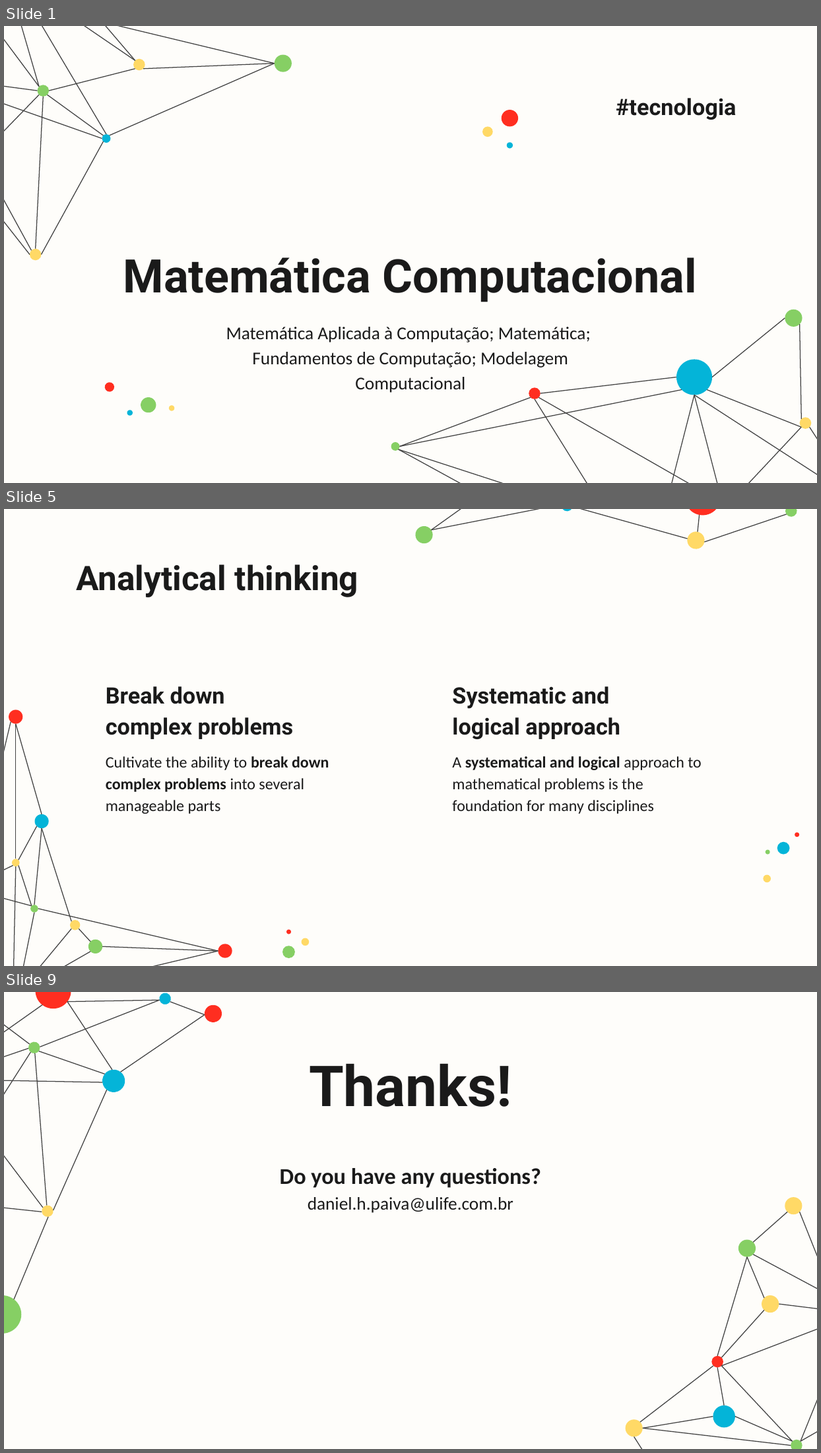
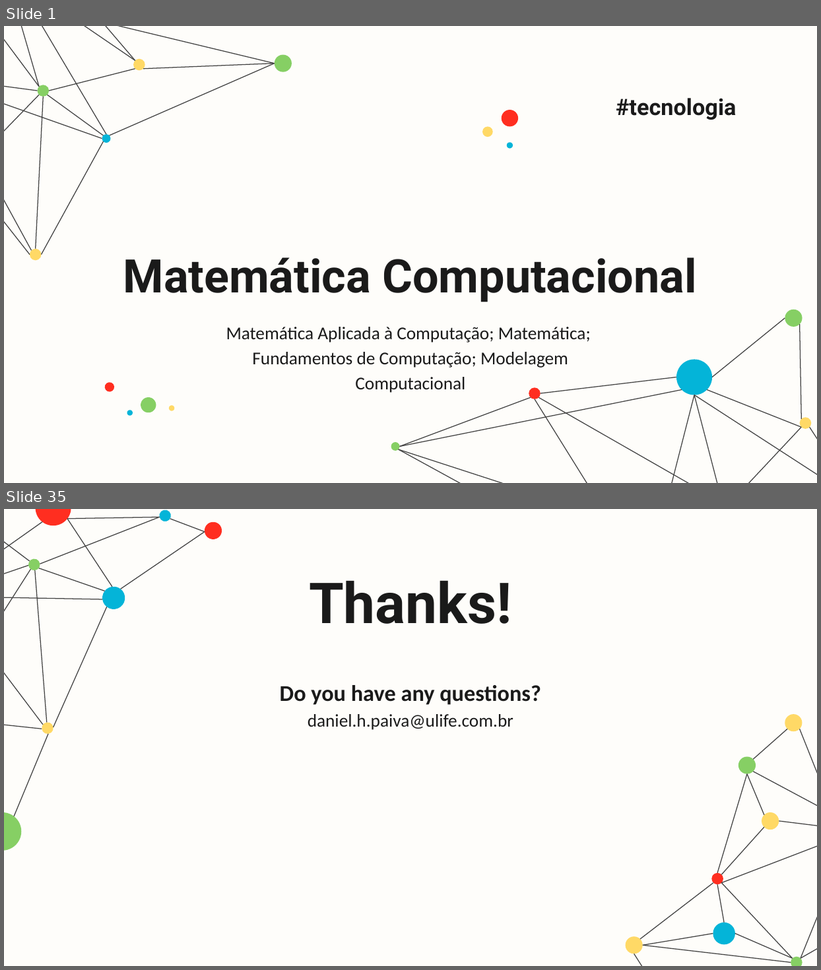
Before and after one commit to danhpaiva/una-teach-mca-202602, a slide deck: slide/teorica/05/05.mc.pptx. Shown one above the other, each under a label of ours: slides 1, 5 and 9 before the commit, slides 1 and 35 after it; the slides between them are not shown. The pictures are 821x1453 and 821x970 pixels, drawn with LibreOffice and Linux fonts; fonts in the diff are those of the drawing. Boxes give left, top, right and bottom in pixels: in the first picture for what was removed or moved away, otherwise in the second. Text is boxed around its words. In the diff, an @@ line names an element or a change of style, - is before the commit and + after.

```diff
--- a/slide/teorica/05/05.mc.pptx
+++ b/slide/teorica/05/05.mc.pptx
@@ slide 5 removed at <box>4,509,817,966</box>, background #FEFDFA @@
@@ title removed at <box>76,564,358,597</box> @@
-Analytical thinking
@@ subtitle removed at <box>106,687,294,739</box> @@
-Break down
-complex problems
@@ subtitle removed at <box>452,687,620,739</box> @@
-Systematic and
-logical approach
@@ subtitle removed at <box>106,757,329,814</box> @@
-Cultivate the ability to break down complex problems into several manageable parts
@@ subtitle removed at <box>452,757,701,814</box> @@
-A systematical and logical approach to mathematical problems is the foundation for many disciplines
@@ group removed at <box>4,509,799,966</box>: 23 lines, 12 ellipses @@
@@ group removed at <box>283,832,800,958</box>: 7 ellipses @@
@@ what was slide 9 is now slide 35 @@
```
Also in this commit, not shown: 2 slides changed, 31 slides added, 4 other slides removed, 1 other file.
